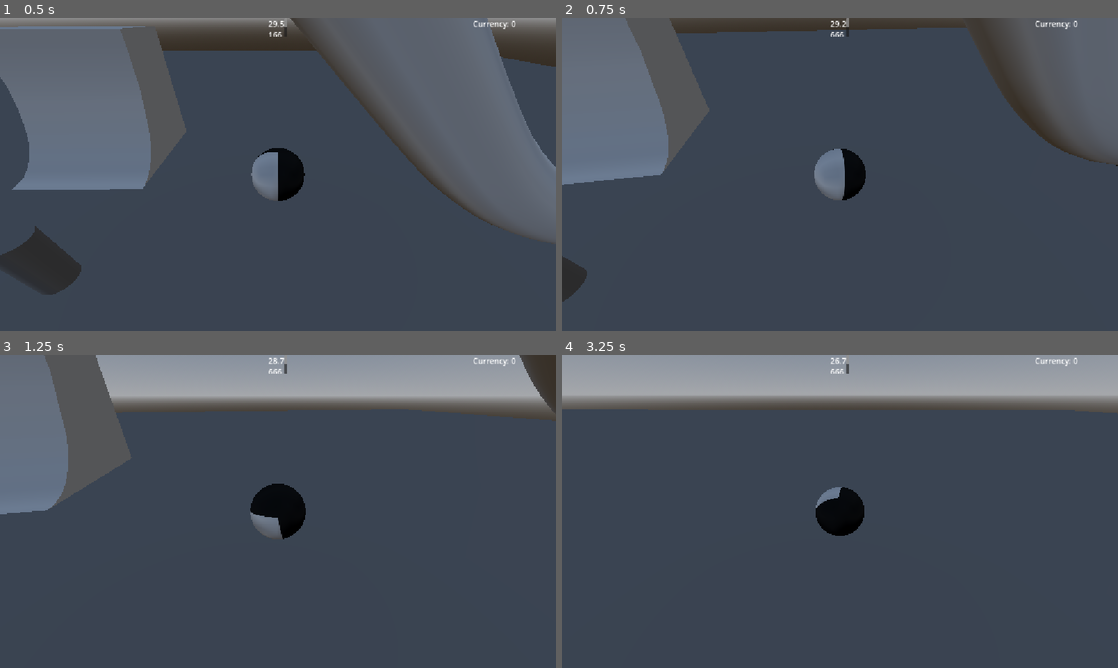
Above: before the commit, frames 1-4 (two rows, left to right).
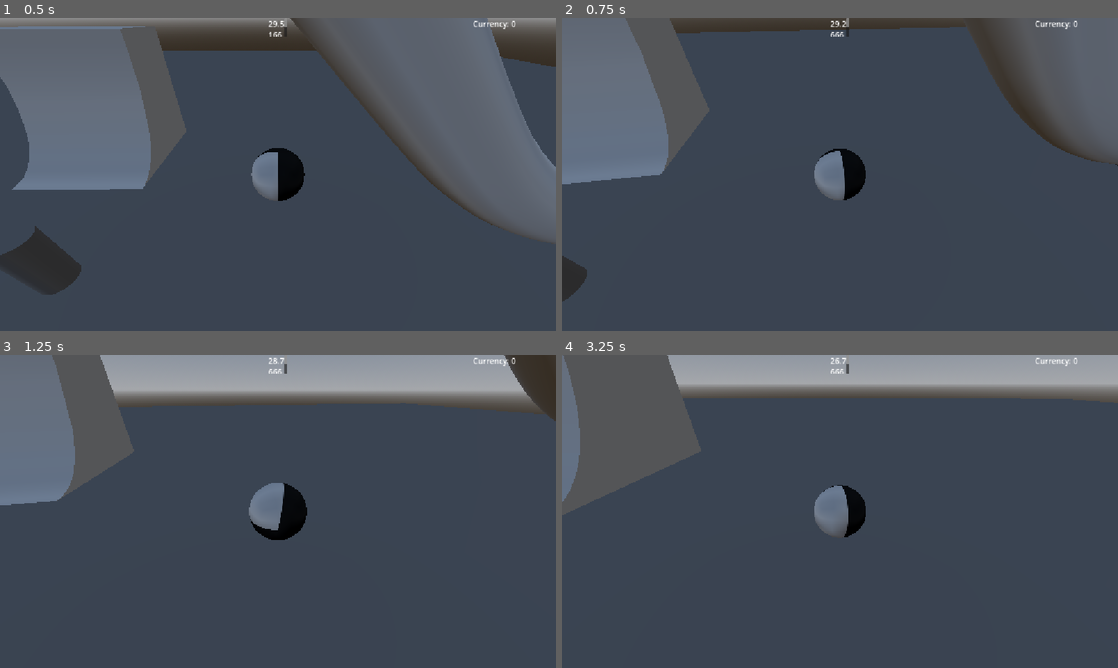
Above: after the commit, the same moments.

Repository: ThomasBestvina/SqueakAndDestroy
Game: Godot game, scene res://scenes/world.tscn
The game is run twice, just before and just after one commit, with the same random seed, the same clock (stepped at 60 frames per second) and the same inputs.
Inputs (mouse positions are in pixels of both pictures, inside the frame that each line leads up to):
- Up to frame 1 (0.5 s): no input
- Up to frame 2 (0.75 s): move the mouse to (867, 174) at 0.52 s; hold W (forward) from 0.53 s (still down); hold Space (jump) from 0.53 s (still down)
- Up to frame 3 (1.25 s): keep holding W (forward); keep holding Space (jump)
- Up to frame 4 (3.25 s): keep holding W (forward); move the mouse to (812, 511) at 1.27 s; release Space (jump) at 1.28 s; tap Space (jump) at 1.35, 1.52, 1.82, 2.85, 3.02 s; move the mouse to (851, 505) at 2.02 s; hold Space (jump) 2.03-2.78 s; move the mouse to (834, 517) at 2.77 s

Frame 1 is identical in both runs. In frame 2, 0.2% of the frame differs, in the area x 0-100%, y 1-91%; in frame 3, 6.1%; in frame 4, 15%, in the area x 0-100%, y 0-59%.

Commit message:
fixes issue where adding weight slows you down significantly

Diff:
--- a/scripts/hamsterballcontroller.gd
+++ b/scripts/hamsterballcontroller.gd
@@ -39,6 +39,7 @@
 		pitch = clamp(pitch, deg_to_rad(pitch_min), deg_to_rad(pitch_max))
 
 func _process(delta: float) -> void:
+	print(mass)
 	$piv.rotation.y = yaw
 	$piv.rotation.x = pitch
 
@@ -50,22 +51,22 @@
 	var on_ground = $RayCast3D.is_colliding()
 
 	if(!on_ground):
-		apply_central_force((right * input.y + -forward * input.x) * GlobalState.state["speed"] * air_control)
+		apply_central_force((right * input.y + -forward * input.x) * GlobalState.state["speed"] * air_control * mass)
 
-	apply_torque((right * input.x + forward * input.y) * GlobalState.state["speed"])
+	apply_torque((right * input.x + forward * input.y) * GlobalState.state["speed"] * mass)
 
 	$RayCast3D.global_position = global_position - Vector3(0, 0.43, 0)
 	$piv.global_position = global_position + Vector3(0, 2.0, 0)
 
 	if on_ground and GlobalState.state["jump"] > 0.5 and StoatStash.consume_buffered_input("jump", 0.07):
-		apply_impulse(Vector3.UP * tap_jump)
+		apply_impulse(Vector3.UP * tap_jump * 4 * mass)
 		is_jumping = true
 		jump_hold_time = 0.0
 
 	if is_jumping and Input.is_action_pressed("jump") and jump_hold_time < MAX_HOLD_TIME:
 		jump_hold_time += delta
 		var t = jump_hold_time / MAX_HOLD_TIME
-		apply_central_force(Vector3.UP * GlobalState.state["jump"] * 1.5 * (1.0 - sqrt(t)))
+		apply_central_force(Vector3.UP * GlobalState.state["jump"] * 4 * (1.0 - sqrt(t)) * mass)
 
 	if Input.is_action_just_released("jump") or jump_hold_time >= MAX_HOLD_TIME:
 		is_jumping = false
